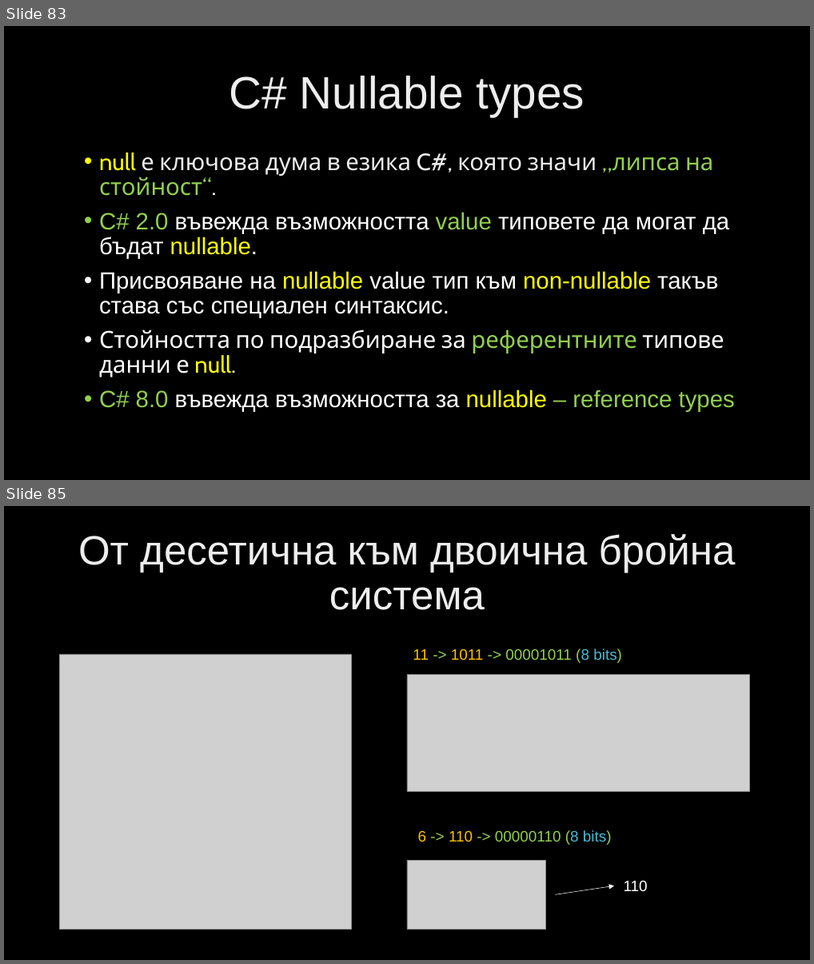
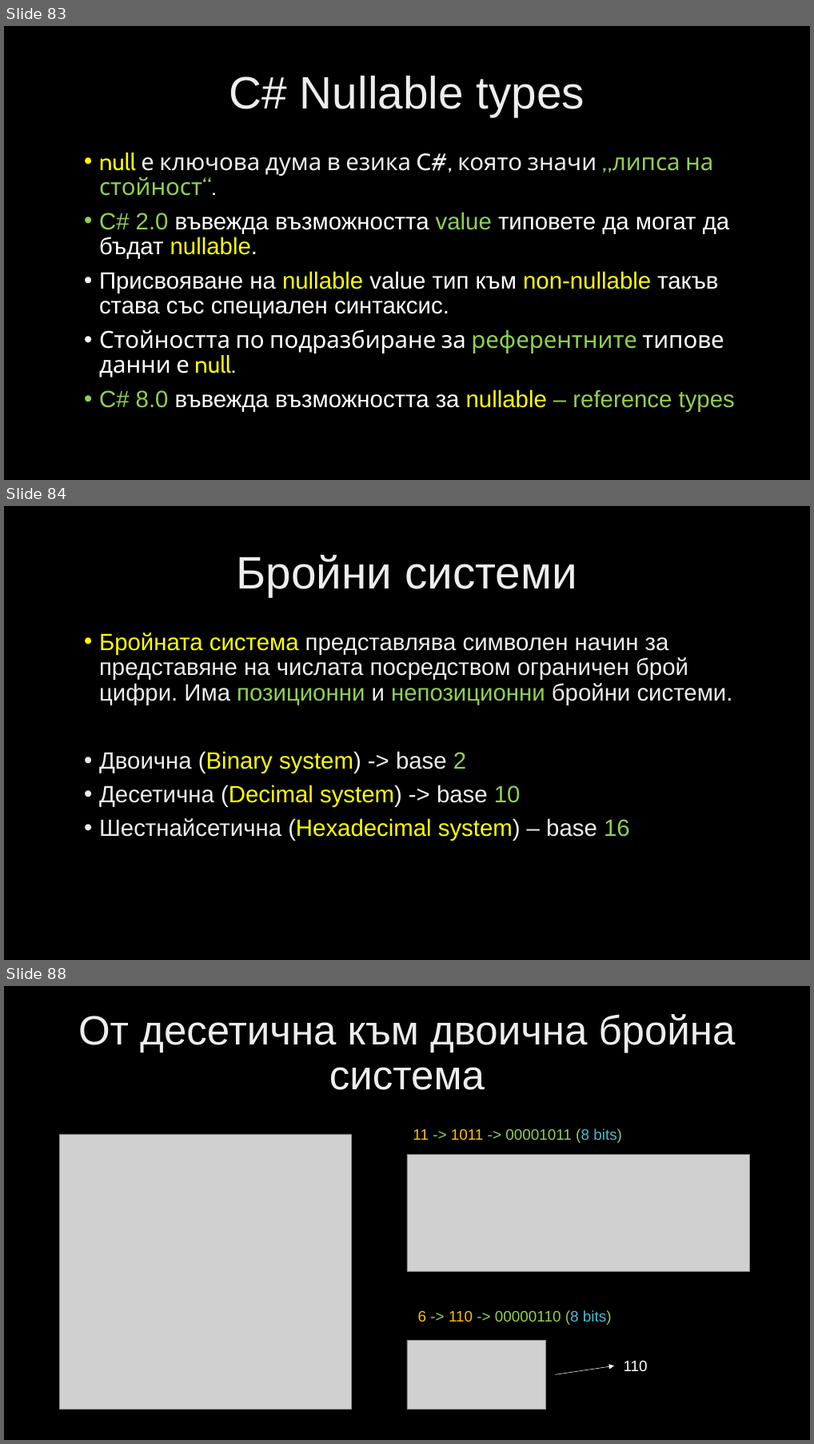
Before and after one commit to velizar92/CSharp-Programming-Presentations, a slide deck: C# Intermediate.pptx. Shown one above the other, each under a label of ours: slides 83 and 85 before the commit, slides 83, 84 and 88 after it; the slides between them are not shown. The pictures are 814x964 and 814x1444 pixels, drawn with LibreOffice and Linux fonts; fonts in the diff are those of the drawing; grey boxes stand for pictures; background and template pictures are left out. Boxes give left, top, right and bottom in pixels: in the first picture for what was removed or moved away, otherwise in the second. Text is boxed around its words. In the diff, an @@ line names an element or a change of style, - is before the commit and + after.

Commit message:
Numeral systems

```diff
--- a/C# Intermediate.pptx
+++ b/C# Intermediate.pptx
@@ slide 84 added at (4,506,810,960), background picture (left out) @@
@@ title added at (237,555,578,596), 54 pt, text gradient #BFBFBF to #EDEDED to #FFFFFF @@
+Бройни системи
@@ text added at (99,632,734,840), 28 pt, text gradient #BFBFBF to #EDEDED to #FFFFFF @@
+• Бройната система представлява символен начин за представяне на числата посредством ограничен брой цифри. Има позиционни и непозиционни бройни системи.
+• Двоична (Binary system) -> base 2
+• Десетична (Decimal system) -> base 10
+• Шестнайсетична (Hexadecimal system) – base 16
@@ what was slide 85 is now slide 88 @@
```
Also in this commit, not shown: 5 other slides added.
